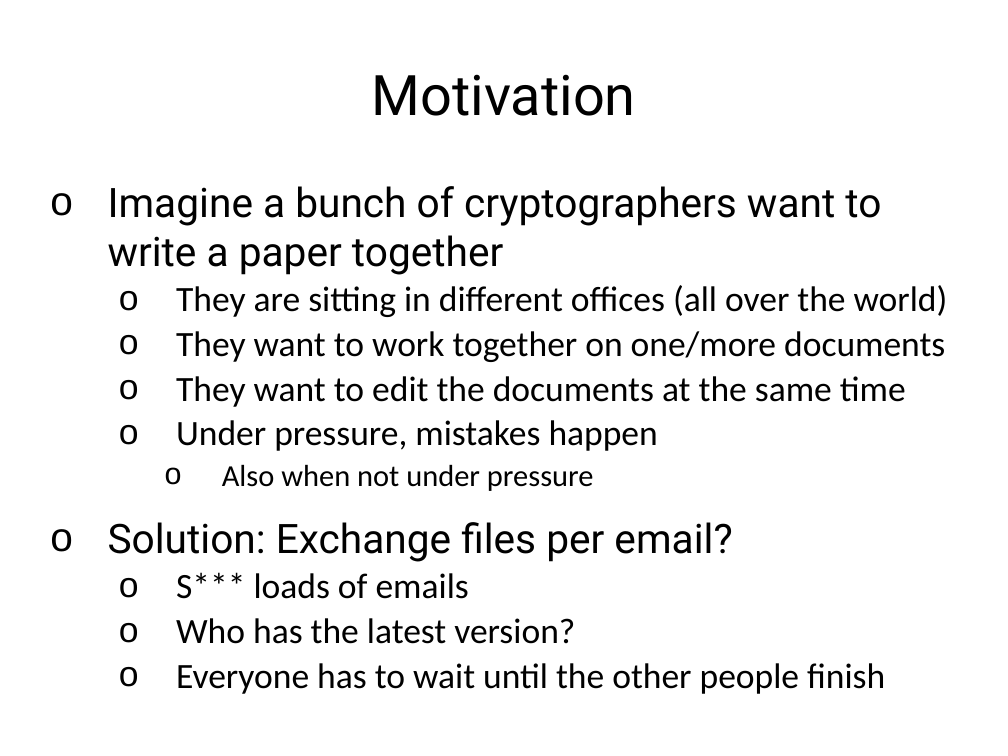
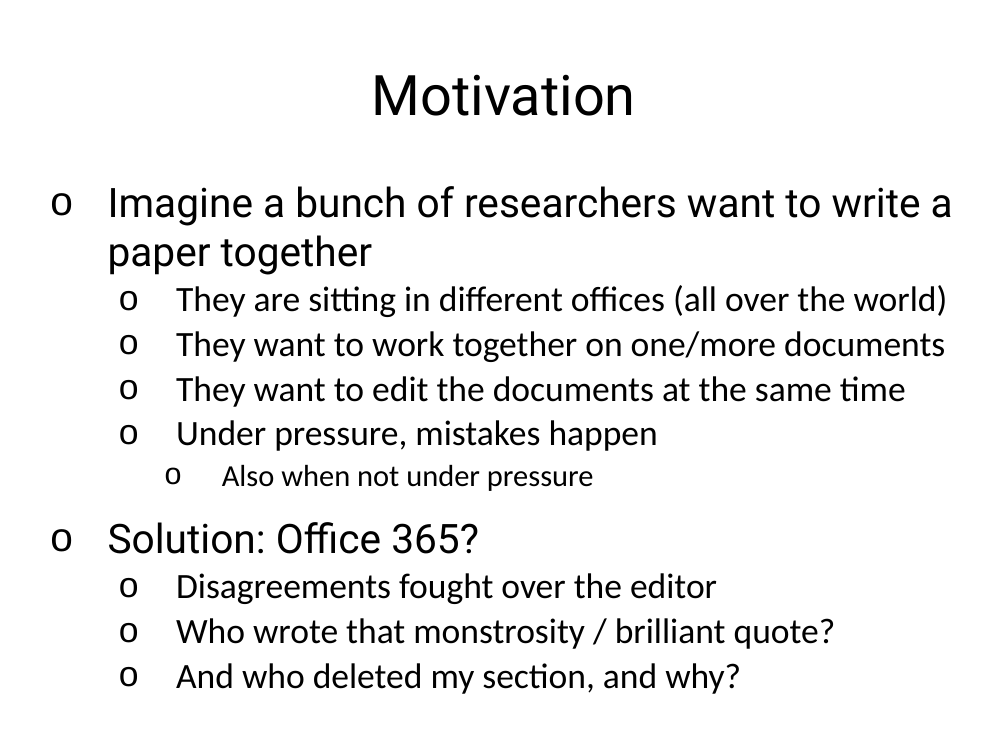
Before and after one commit to rachelplayer/isg-playground, a slide deck: slide 2 of git_workshop.pptx. Drawn at 1008x756 pixels with LibreOffice and Linux fonts; fonts in the diff are those of the drawing. Boxes give left, top, right and bottom in pixels: in the first picture for what was removed or moved away, otherwise in the second. Text is boxed around its words. In the diff, an @@ line names an element or a change of style, - is before the commit and + after.

Commit message:
Updated version of the slides ~ 2020

```diff
--- a/git_workshop.pptx
+++ b/git_workshop.pptx
@@ text at (108,186,953,275): text changed @@
-o Imagine a bunch of cryptographers want to write a paper together
+o Imagine a bunch of researchers want to write a paper together
@@ text at (108,522,836,694): text changed @@
-o Solution: Exchange files per email?
-  o S*** loads of emails
-  o Who has the latest version?
-  o Everyone has to wait until the other people finish
+o Solution: Office 365?
+  o Disagreements fought over the editor
+  o Who wrote that monstrosity / brilliant quote?
+  o And who deleted my section, and why?
```
Also in this commit, not shown: 12 other slides changed, 5 slides added, 5 slides removed, 1 other file.
